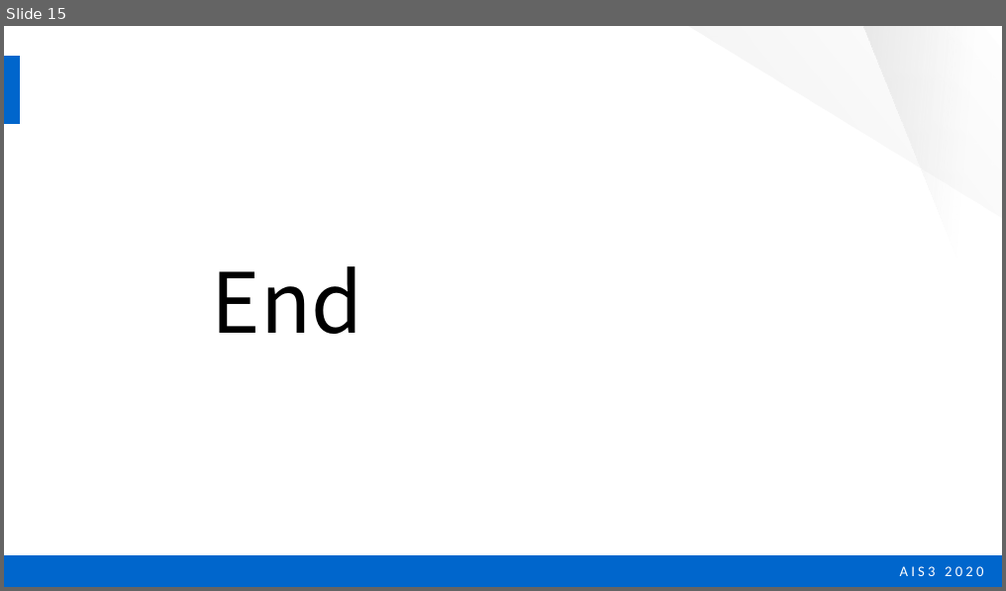
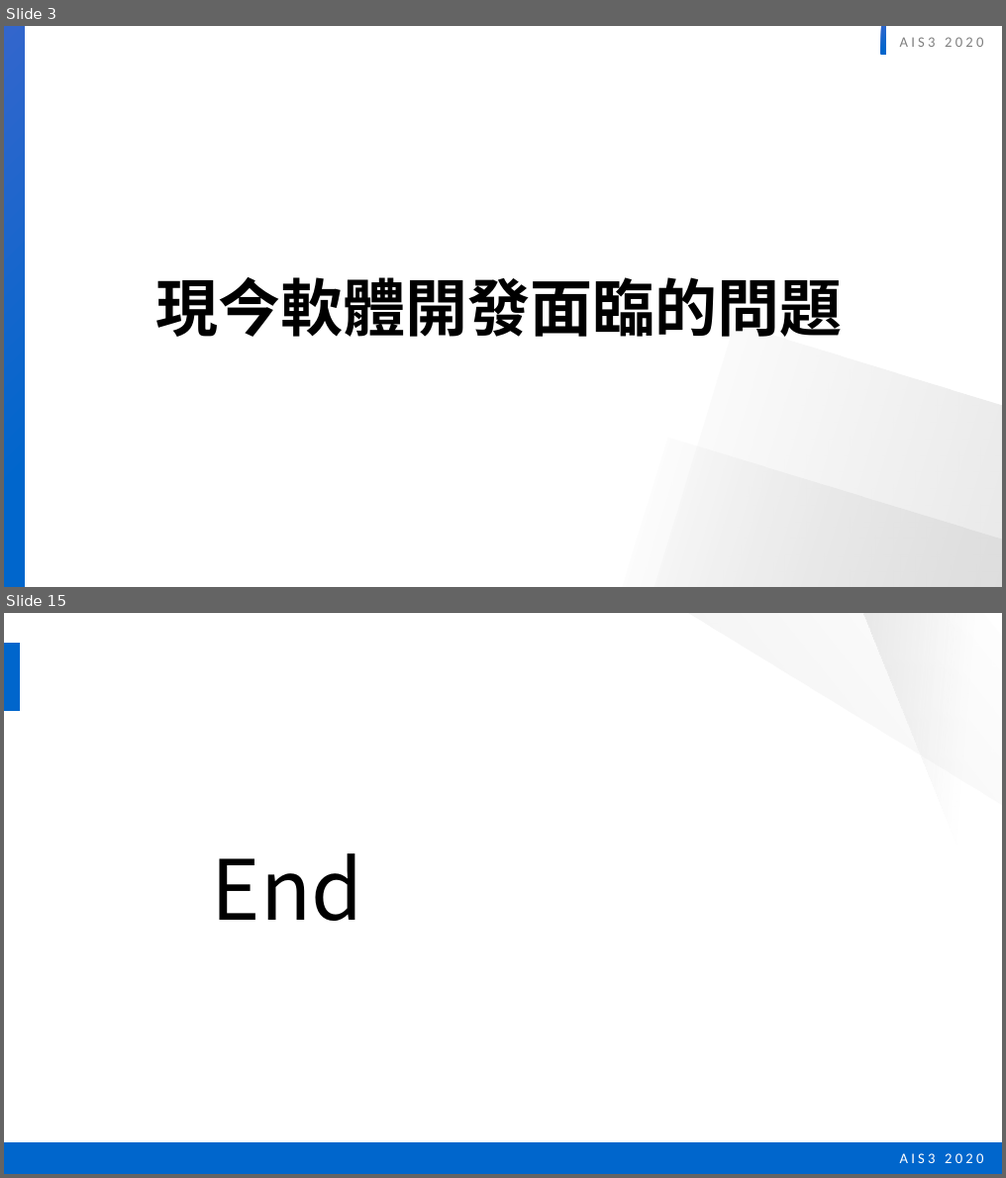
Before and after one commit to twinklestar03/AIS3-Dragon, a slide deck: AIS3 dragon security.pptx. Shown one above the other, each under a label of ours: slide 15 before the commit, slides 3 and 15 after it; the slides between them are not shown. The pictures are 1006x591 and 1006x1178 pixels, drawn with LibreOffice and Linux fonts; fonts in the diff are those of the drawing. Boxes give left, top, right and bottom in pixels: in the first picture for what was removed or moved away, otherwise in the second. Text is boxed around its words. In the diff, an @@ line names an element or a change of style, - is before the commit and + after.

```diff
--- a/AIS3 dragon security.pptx
+++ b/AIS3 dragon security.pptx
@@ slide 3 added at [4, 26, 1002, 587], background #FFFFFF @@
@@ group added at [4, 26, 1002, 587]: 2 rectangles, 2 freeform shapes, 1 text @@
+AIS3 2020
@@ text added at [155, 277, 842, 337], 60 pt, text #000000, bold @@
+現今軟體開發面臨的問題
```
Also in this commit, not shown: 10 slides changed, 3 other slides added, 4 slides removed.
